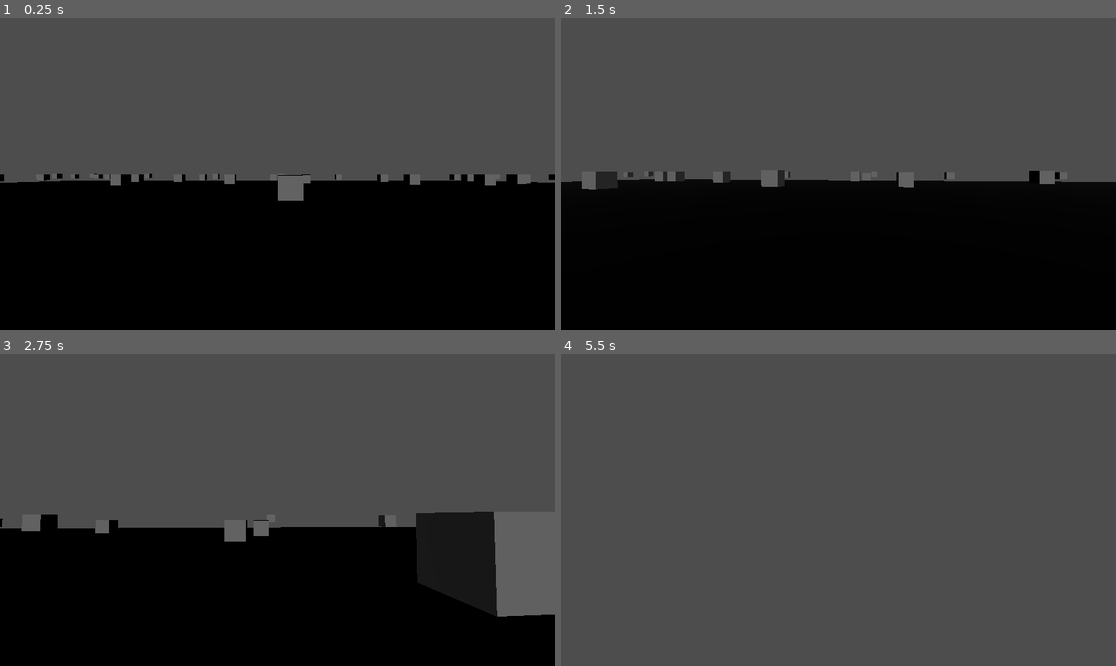
Above: before the commit, frames 1-4 (two rows, left to right).
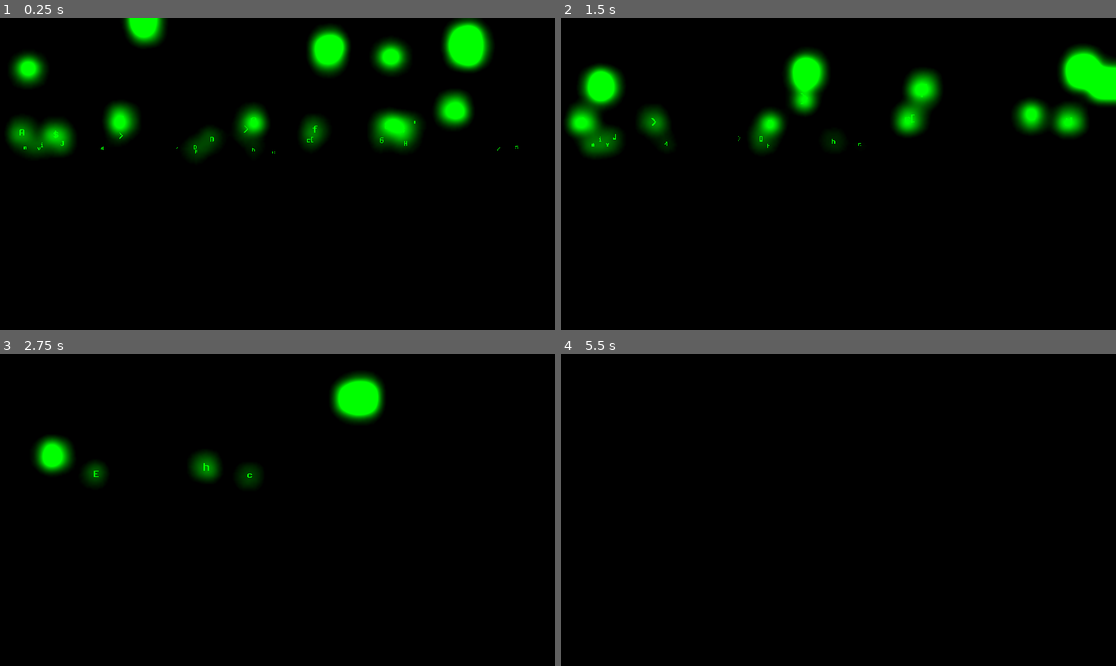
Above: after the commit, the same moments.

Repository: OneHoopyFrood/RoboKitty3D
Game: Godot game, scene res://World/World.tscn
Same seed, same stepped clock (60 frames per second), same inputs: the game is played once before the commit and once after it. Before the commit the project starts from res://World/Board.tscn.
Inputs (mouse positions are in pixels of both pictures, inside the frame that each line leads up to):
- Up to frame 1 (0.25 s): no input
- Up to frame 2 (1.5 s): move the mouse to (866, 174) at 0.52 s; hold W (move_forward) from 0.53 s (still down); click (866, 174) at 0.67 s; move the mouse to (810, 174) at 1.27 s
- Up to frame 3 (2.75 s): keep holding W (move_forward); move the mouse to (288, 503) at 2.02 s
- Up to frame 4 (5.5 s): keep holding W (move_forward); move the mouse to (832, 516) at 2.77 s; click (832, 516) at 2.92 s; move the mouse to (877, 513) at 3.52 s; move the mouse to (794, 506) at 4.27 s; move the mouse to (844, 510) at 5.02 s; click (844, 510) at 5.17 s

The runs differ from the first frame. In frame 1, 52% of the frame differs, in the area x 0-100%, y 0-59%; in frame 2, 52%; in frame 3, 58%; in frame 4, 100%, in the area x 0-100%, y 0-100%.

Commit message:
glowing symbols in the dark

Diff:
--- a/Core/Game.gd
+++ b/Core/Game.gd
@@ -1,36 +1,37 @@
 extends Node3D
 
-@export var num_cubes: int = 100
-@export var spawn_radius: float = 50.0
+@export var num_nodes: int = 100
+@export var spawn_radius: int = 50
 
 var rng: RandomNumberGenerator = RandomNumberGenerator.new()
 
-var cube_scene = preload('res://World/Cube/Cube.tscn')
+#var node_scene = preload('res://World/Cube/Cube.tscn')
+var node_scene = preload('res://World/Symbol/Symbol.tscn')
 
 func _ready():
   rng.randomize()
   add_child(_create_ground_plane())
 
   # Cubes
-  var cubes = _generate_cubes()
-  for cube in cubes:
-    add_child(cube)
+  var nodes = _generate_nodes()
+  for node in nodes:
+    add_child(node)
 
-func _generate_cubes() -> Array:
-  var cubes: Array[Cube];
-  for i in range(num_cubes):
-    var cube: Cube = cube_scene.instantiate() as Cube
+func _generate_nodes() -> Array[BaseInteractionNode]:
+  var nodes: Array[BaseInteractionNode];
+  for i in range(num_nodes):
+    var node := node_scene.instantiate()
 
-    cube.randomize_bobbing(rng)
+    node.randomize_bobbing(rng)
 
-    cube.position = Vector3(
+    node.position = Vector3(
       rng.randf_range(-spawn_radius, spawn_radius),
       0.5,
       rng.randf_range(-spawn_radius, spawn_radius)
     )
 
-    cubes.append(cube)
-  return cubes
+    nodes.append(node)
+  return nodes
 
 func _create_ground_plane() -> MeshInstance3D:
   var ground = MeshInstance3D.new()
--- a/Player/Player.tscn
+++ b/Player/Player.tscn
@@ -1,6 +1,6 @@
 [gd_scene load_steps=3 format=3 uid="uid://dml8klxtt80hf"]
 
-[ext_resource type="Script" uid="uid://c0dqsato0i30x" path="res://Player/Player.gd" id="1_3qydi"]
+[ext_resource type="Script" uid="uid://c0dqsato0i30x" path="res://Player/player.gd" id="1_3qydi"]
 
 [sub_resource type="BoxShape3D" id="BoxShape3D_uu6xs"]
 
@@ -10,8 +10,12 @@
 [node name="FPV" type="Camera3D" parent="."]
 
 [node name="DirectionalLight3D" type="DirectionalLight3D" parent="FPV"]
-light_energy = 0.39
-sky_mode = 1
+visible = false
+light_color = Color(0.205117, 0.205117, 0.205117, 1)
+light_energy = 0.91
+light_specular = 0.0
+light_bake_mode = 0
+shadow_enabled = true
 
 [node name="Hitbox" type="CollisionShape3D" parent="."]
 shape = SubResource("BoxShape3D_uu6xs")
--- /dev/null
+++ b/World/BaseInteractionNode/BaseInteractionNode.tscn
@@ -0,0 +1,8 @@
+[gd_scene load_steps=2 format=3 uid="uid://dmgfvsopi6uf1"]
+
+[ext_resource type="Script" uid="uid://ctq7nc76j356v" path="res://World/BaseInteractionNode/base_interaction_node.gd" id="1_ups6f"]
+
+[node name="BaseInteractionNode" type="Node3D"]
+script = ExtResource("1_ups6f")
+
+[node name="Mesh" type="MeshInstance3D" parent="."]
--- /dev/null
+++ b/World/BaseInteractionNode/base_interaction_node.gd
@@ -0,0 +1,59 @@
+# InteractionNode
+# Abstract base class for things that float about and can be interacted with
+
+class_name BaseInteractionNode
+extends Node3D
+
+########################
+## CONSTANTS
+########################
+# Clamp values
+const MIN_AMPLITUDE: float = 0.1
+const MAX_AMPLITUDE: float = 0.3
+const MIN_SPEED: float = 0.5
+const MAX_SPEED: float = 2.0
+const MAX_Y: float = 2.0
+
+# Defaults
+const DEFAULT_AMPLITUDE: float = 0.25
+const DEFAULT_SPEED: float = 1.0
+const DEFAULT_Y: float = 1.0
+
+########################
+## Active values
+########################
+var bob_amplitude: float = DEFAULT_AMPLITUDE
+var bob_speed: float = DEFAULT_SPEED
+var base_y: float # Height to float (centerpoint of box)
+
+# Private
+var _time: float = 0.0
+var _mesh: MeshInstance3D
+
+########################
+## Lifecycle
+########################
+func _ready():
+  _mesh = get_node("Mesh") as MeshInstance3D
+  var box_size = _mesh.get_aabb().size
+  # Make sure the box isn't in the ground or too high.
+  base_y = clamp(global_position.y, box_size.y / 2, MAX_Y)
+
+func _process(delta: float) -> void:
+  _time += delta
+  var offset = sin(_time * bob_speed) * bob_amplitude
+  global_position.y = base_y + offset
+
+########################
+## Methods
+########################
+func configure_bobbing(
+  amplitude: float,
+  speed: float
+) -> void:
+  bob_amplitude = clamp(amplitude, MIN_AMPLITUDE, MAX_AMPLITUDE)
+  bob_speed = clamp(speed, MIN_SPEED, MAX_SPEED)
+
+func randomize_bobbing(rng: RandomNumberGenerator):
+  bob_amplitude = rng.randf_range(MIN_AMPLITUDE, MAX_AMPLITUDE)
+  bob_speed = rng.randf_range(MIN_SPEED, MAX_SPEED)
--- a/World/Board.tscn
+++ /dev/null
@@ -1,9 +0,0 @@
-[gd_scene load_steps=3 format=3 uid="uid://ck1us1on6vyvw"]
-
-[ext_resource type="Script" uid="uid://qihcooc24anp" path="res://Core/Game.gd" id="1_pwdtk"]
-[ext_resource type="PackedScene" uid="uid://dml8klxtt80hf" path="res://Player/Player.tscn" id="2_g376h"]
-
-[node name="Board" type="Node3D"]
-script = ExtResource("1_pwdtk")
-
-[node name="Player" parent="." instance=ExtResource("2_g376h")]
--- a/World/Cube/Cube.gd
+++ b/World/Cube/Cube.gd
@@ -1,54 +1,2 @@
-# Cube.gd
-# Script attached to Cube.tscn – handles floating/bobbing animation.
-
 class_name Cube
-extends Node3D
-
-########################
-## CONSTANTS
-########################
-# Clamp values
-const MIN_AMPLITUDE: float = 0.1
-const MAX_AMPLITUDE: float = 0.3
-const MIN_SPEED: float = 0.5
-const MAX_SPEED: float = 2.0
-const MAX_Y: float = 2.0
-
-# Defaults
-const DEFAULT_AMPLITUDE: float = 0.25
-const DEFAULT_SPEED: float = 1.0
-const DEFAULT_Y: float = 1.0
-
-########################
-## Active values
-########################
-var bob_amplitude: float = DEFAULT_AMPLITUDE
-var bob_speed: float = DEFAULT_SPEED
-var base_y: float # Height to float (centerpoint of box)
-
-# Private
-var _time: float = 0.0
-@onready
-var _mesh := get_node("Mesh") as MeshInstance3D
-
-func _ready():
-  var box_size = _mesh.get_aabb().size
-  # Make sure the box isn't in the ground or too high.
-  base_y = clamp(global_position.y, box_size.y / 2, MAX_Y)
-
-func _process(delta: float) -> void:
-  _time += delta
-  var offset = sin(_time * bob_speed) * bob_amplitude
-  global_position.y = base_y + offset
-
-# External configuration
-func configure_bobbing(
-  amplitude: float,
-  speed: float
-) -> void:
-  bob_amplitude = clamp(amplitude, MIN_AMPLITUDE, MAX_AMPLITUDE)
-  bob_speed = clamp(speed, MIN_SPEED, MAX_SPEED)
-
-func randomize_bobbing(rng: RandomNumberGenerator):
-  bob_amplitude = rng.randf_range(MIN_AMPLITUDE, MAX_AMPLITUDE)
-  bob_speed = rng.randf_range(MIN_SPEED, MAX_SPEED)
+extends BaseInteractionNode
--- a/World/Cube/Cube.tscn
+++ /dev/null
@@ -1,12 +0,0 @@
-[gd_scene load_steps=3 format=3 uid="uid://bbqno1d63igg4"]
-
-[ext_resource type="Script" uid="uid://ci26uft7fat1f" path="res://World/Cube/Cube.gd" id="1_7f02t"]
-
-[sub_resource type="BoxMesh" id="BoxMesh_qvcju"]
-
-[node name="Cube" type="Node3D"]
-script = ExtResource("1_7f02t")
-
-[node name="Mesh" type="MeshInstance3D" parent="."]
-transform = Transform3D(1, 0, 0, 0, 1, 0, 0, 0, 1, 0, 0.5, 0)
-mesh = SubResource("BoxMesh_qvcju")
--- a/World/Cube/SymbolGenerator.gd
+++ /dev/null
@@ -1,33 +0,0 @@
-# SymbolGenerator.gd
-# Generates ImageTextures with a single ASCII character rendered to them.
-
-extends Object
-class_name SymbolGenerator
-
-#Returns a random character from ASCII 33 to 126
-static func random_symbol() -> String:
-  # Pulls from the same set of characters as the terminal version
-  var ascii_code := randi_range(33, 126)
-  return char(ascii_code)
-
-static func generate_texture(
-    symbol: String,
-    font: Font,
-    texture_size: Vector2i = Vector2i(128, 128),
-    font_size: int = 96,
-    color: Color = Color.WHITE
-  ) -> ImageTexture:
-  # Create an image and draw to it
-  var img := Image.create(texture_size.x, texture_size.y, false, Image.FORMAT_RGBA8)
-  img.fill(Color(0, 0, 0, 0))  # Transparent background
-
-  var draw_pos := Vector2(
-     (texture_size.x - font.get_string_size(symbol, HORIZONTAL_ALIGNMENT_CENTER, -1, font_size).x) / 2,
-     (texture_size.y + font.get_height(font_size)) / 2
-  )
-
-  font.draw_string(img, draw_pos, symbol, HORIZONTAL_ALIGNMENT_CENTER, texture_size.x, font_size, color)
-
-  # Convert image to texture
-  var tex := ImageTexture.create_from_image(img)
-  return tex
--- /dev/null
+++ b/World/Symbol/Symbol.tscn
@@ -0,0 +1,24 @@
+[gd_scene load_steps=5 format=3 uid="uid://dslsww36yeyjy"]
+
+[ext_resource type="Script" uid="uid://bs8j71elomxox" path="res://World/Symbol/symbol.gd" id="1_a5rj1"]
+[ext_resource type="FontFile" uid="uid://034x3460fr0j" path="res://Assets/TerminusBold.ttf" id="2_xqmbm"]
+
+[sub_resource type="StandardMaterial3D" id="StandardMaterial3D_xqmbm"]
+emission_enabled = true
+emission = Color(0, 1, 0, 1)
+emission_energy_multiplier = 16.0
+backlight = Color(1, 1, 1, 1)
+
+[sub_resource type="TextMesh" id="TextMesh_nnv6f"]
+material = SubResource("StandardMaterial3D_xqmbm")
+text = "#"
+font = ExtResource("2_xqmbm")
+font_size = 127
+vertical_alignment = 2
+
+[node name="Symbol" type="Node3D"]
+script = ExtResource("1_a5rj1")
+metadata/_custom_type_script = "uid://ctq7nc76j356v"
+
+[node name="Mesh" type="MeshInstance3D" parent="."]
+mesh = SubResource("TextMesh_nnv6f")
--- /dev/null
+++ b/World/Symbol/symbol.gd
@@ -0,0 +1,31 @@
+class_name Symbol
+extends BaseInteractionNode
+
+########################
+## Active values
+########################
+var symbol: String
+
+# Private
+var _textMesh: TextMesh
+
+########################
+## Lifecycles
+########################
+func _ready():
+  super._ready()
+  symbol = random_symbol()
+
+  # Make this a unique TextMesh
+  _mesh.mesh = _mesh.mesh.duplicate()
+  _textMesh = _mesh.mesh as TextMesh
+  _textMesh.text = symbol
+
+########################
+## Methods
+########################
+#Returns a random character from ASCII 33 to 126
+func random_symbol() -> String:
+  # Pulls from the same set of characters as the terminal version
+  var ascii_code := randi_range(33, 126)
+  return char(ascii_code)
--- /dev/null
+++ b/World/World.tscn
@@ -0,0 +1,47 @@
+[gd_scene load_steps=5 format=3 uid="uid://ck1us1on6vyvw"]
+
+[ext_resource type="Script" uid="uid://qihcooc24anp" path="res://Core/game.gd" id="1_y6flb"]
+[ext_resource type="PackedScene" uid="uid://dml8klxtt80hf" path="res://Player/Player.tscn" id="2_g376h"]
+
+[sub_resource type="Environment" id="Environment_js7pq"]
+background_mode = 1
+ambient_light_source = 1
+ambient_light_color = Color(1, 1, 1, 1)
+ambient_light_energy = 8.47
+glow_enabled = true
+glow_intensity = 5.0
+glow_strength = 1.53
+glow_mix = 0.049
+glow_bloom = 0.39
+glow_blend_mode = 4
+fog_light_color = Color(0.357311, 0.388105, 0.436507, 1)
+fog_light_energy = 0.0
+fog_sky_affect = 0.0
+volumetric_fog_density = 0.2282
+volumetric_fog_sky_affect = 0.0
+
+[sub_resource type="BoxShape3D" id="BoxShape3D_y6flb"]
+
+[node name="World" type="Node3D"]
+script = ExtResource("1_y6flb")
+
+[node name="Player" parent="." instance=ExtResource("2_g376h")]
+
+[node name="WorldEnvironment" type="WorldEnvironment" parent="."]
+environment = SubResource("Environment_js7pq")
+
+[node name="OmniLight3D" type="OmniLight3D" parent="."]
+transform = Transform3D(1, 0, 0, 0, 1, 0, 0, 0, 1, 0, 10, 0)
+visible = false
+light_energy = 0.15
+light_indirect_energy = 16.0
+light_size = 1.0
+light_specular = 16.0
+omni_range = 4096.0
+omni_attenuation = 0.0
+
+[node name="Boundry" type="StaticBody3D" parent="."]
+
+[node name="CollisionShape3D" type="CollisionShape3D" parent="Boundry"]
+transform = Transform3D(50, 0, 0, 0, 10, 0, 0, 0, 50, 0, 0, 0)
+shape = SubResource("BoxShape3D_y6flb")
--- a/project.godot
+++ b/project.godot
@@ -11,7 +11,7 @@
 [application]
 
 config/name="RoboKitty3D"
-run/main_scene="res://World/Board.tscn"
+run/main_scene="res://World/World.tscn"
 config/features=PackedStringArray("4.4", "Mobile")
 boot_splash/image="uid://dlhxyxfd0p4qs"
 config/icon="uid://dlhxyxfd0p4qs"
Renamed: World/InfiniteGrid.gdshader -> Assets/InfiniteGrid.gdshader
Renamed: World/InfiniteGrid.gdshader.uid -> Assets/InfiniteGrid.gdshader.uid
Binary file added: Assets/TerminusBold.ttf
Not shown, added: Assets/TerminusBold.ttf.import
Not shown, added: World/BaseInteractionNode/base_interaction_node.gd.uid
Not shown, changed: World/Cube/Cube.gd.uid
Not shown, removed: World/Cube/SymbolGenerator.gd.uid
Not shown, added: World/Symbol/symbol.gd.uid
Not shown, added: World/Cube/Cube.tscn245707706881.tmp
